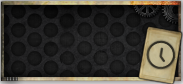
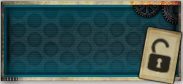
Revision of a layered 183×84 image; what changed, layer by layer:
hid "Layer 23" over <box>145,37,178,72</box>
showed "Layer 20" over <box>145,37,173,74</box>
showed "BLUE 1", painted on it over <box>3,5,179,78</box>
showed "BLUE 2", painted on it over <box>3,5,179,78</box>
